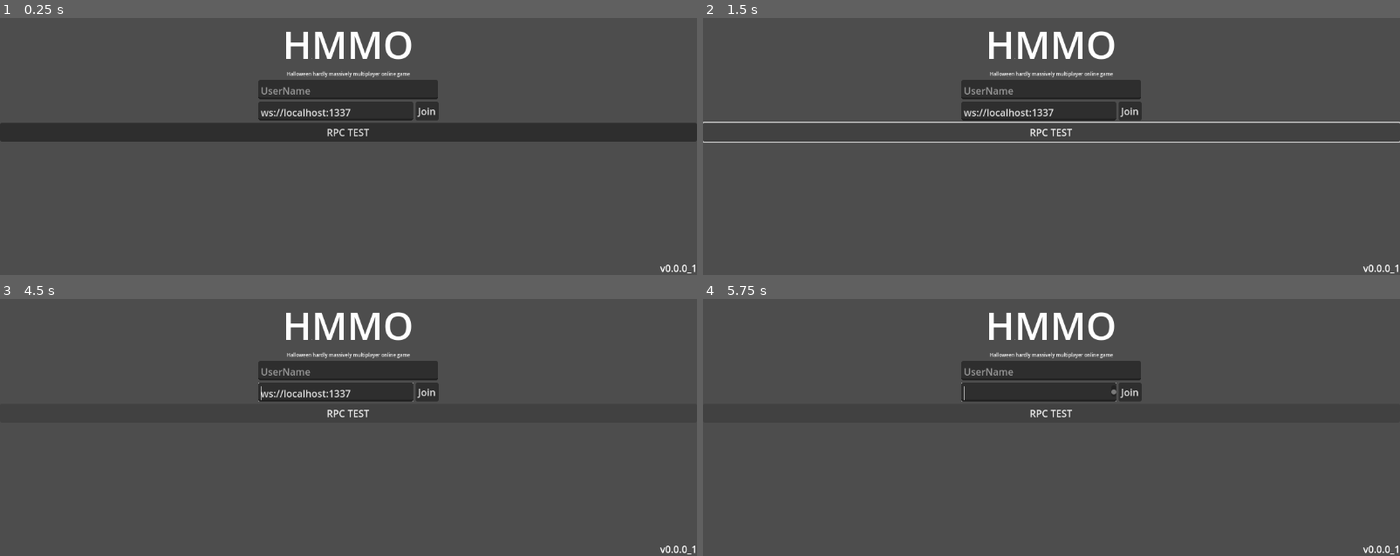
Above: before the commit, frames 1-4 (two rows, left to right).
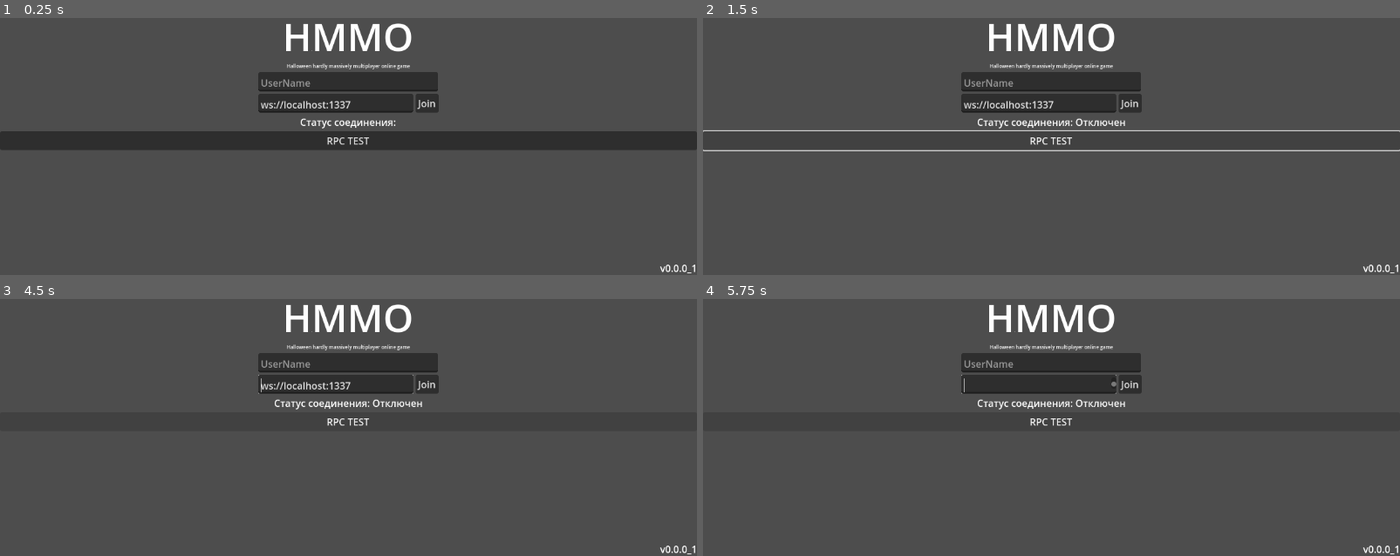
Above: after the commit, the same moments.

Repository: DearFox/Halloween-MMO
Game: Godot game, scene res://Scenes/mine_menu.tscn
The game is run twice, just before and just after one commit, with the same random seed, the same clock (stepped at 60 frames per second) and the same inputs. The project has no main scene, so this scene is started directly.
Inputs:
- Up to frame 1 (0.25 s): no input
- Up to frame 2 (1.5 s): click "Join" at 0.5 s; click "RPC TEST" at 1.25 s
- Up to frame 3 (4.5 s): tap Enter (ui_accept) at 2, 2.27, 2.75, 3.02, 3.5, 4.25 s; hold Right (ui_right) 2.03-2.78 s; hold Down (ui_down) 2.78-3.53 s; hold Right (ui_right) 3.53-4.28 s; hold Up (ui_up) from 4.28 s (still down)
- Up to frame 4 (5.75 s): tap Enter (ui_accept) at 4.52, 5, 5.27 s; release Up (ui_up) at 5.03 s; hold Left (ui_left) from 5.03 s (still down)

The runs differ from the first frame. In frame 1, 9.9% of the frame differs, in the area x 0-100%, y 2-52%; in frame 2, 6.6%; in frame 3, 4.1%; in frame 4, 3.9%.

Commit message:
Добавлена проверка статуса подключения, добавлена обработка сигнала ошибки подключения

Diff:
--- a/hmmo-client/GDScripts/Global/global_game_script.gd
+++ b/hmmo-client/GDScripts/Global/global_game_script.gd
@@ -1,6 +1,7 @@
 extends Node
 
 var ws_peer: WebSocketMultiplayerPeer
+var ws_peer_conect: bool = false
 
 # создать peer как клиент
 func create_client(url: String = "ws://localhost:1337") -> void:
@@ -8,6 +9,9 @@
 	ws_peer = WebSocketMultiplayerPeer.new()
 	ws_peer.connect("peer_connected", Callable(self, "_on_peer_connected"))
 	ws_peer.connect("peer_disconnected", Callable(self, "_on_peer_disconnected"))
+	multiplayer.connect("connection_failed", Callable(self, "_on_connection_failed"))
+	# Сколько секунд должно пройти после потери соединения, прежде чем соединение будет разорвано со стороны клиента
+	ws_peer.set_handshake_timeout(1.0)
 	var err: Error = ws_peer.create_client(url)
 	if err != OK:
 		printerr(error_string(err))
@@ -24,6 +28,10 @@
 func _on_peer_disconnected(id: int) -> void:
 	print("peer_disconnected: ", id)
 
+# функция при ошибки подключения
+func _on_connection_failed() -> void:
+	print("connection_failed: Ошибка подключения!!!")
+
 # Тестовый RPC вызов
 @rpc("any_peer")
 func test() -> void:
--- a/hmmo-client/GDScripts/mine_menu.gd
+++ b/hmmo-client/GDScripts/mine_menu.gd
@@ -1,9 +1,26 @@
 extends Control
 
+@onready var connection_status: Label = $VBoxMenu/ConnectionStatus
+
+var ws_peer:WebSocketMultiplayerPeer
 
 func _on_join_pressed() -> void:
 	GGS.create_client($VBoxMenu/HBoxServer/IP.text)
+	ws_peer = GGS.ws_peer
+	$ConnectionStatusCheck.start()
 
 
 func _on_button_pressed() -> void:
 	GGS.rpc_test()
+
+func _tested():
+	print("Проверка статуса")
+	if ws_peer == null:
+		connection_status.text = "Статус соединения: Не определено"
+		return
+	match ws_peer.get_connection_status():
+		0:
+			connection_status.text = "Статус соединения: Отключен"
+			$ConnectionStatusCheck.stop()
+		1: connection_status.text = "Статус соединения: Подключение..."
+		2: connection_status.text = "Статус соединения: Подключено!"
--- a/hmmo-client/Scenes/mine_menu.tscn
+++ b/hmmo-client/Scenes/mine_menu.tscn
@@ -54,6 +54,12 @@
 layout_mode = 2
 text = "Join"
 
+[node name="ConnectionStatus" type="Label" parent="VBoxMenu"]
+layout_mode = 2
+text = "Статус соединения:"
+horizontal_alignment = 1
+vertical_alignment = 1
+
 [node name="Button" type="Button" parent="VBoxMenu"]
 layout_mode = 2
 text = "RPC TEST"
@@ -73,5 +79,9 @@
 horizontal_alignment = 2
 vertical_alignment = 2
 
+[node name="ConnectionStatusCheck" type="Timer" parent="."]
+wait_time = 0.1
+
 [connection signal="pressed" from="VBoxMenu/HBoxServer/Join" to="." method="_on_join_pressed"]
 [connection signal="pressed" from="VBoxMenu/Button" to="." method="_on_button_pressed"]
+[connection signal="timeout" from="ConnectionStatusCheck" to="." method="_tested"]
